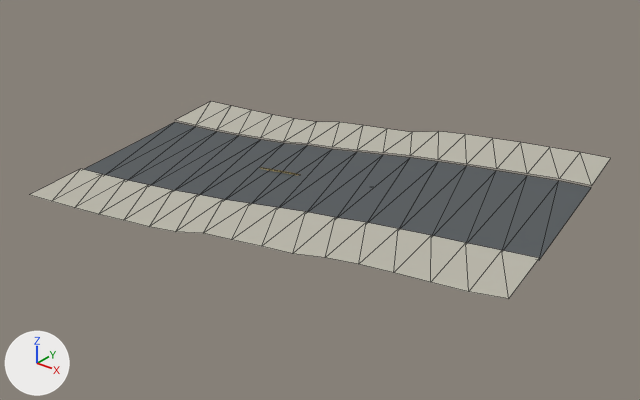
What one commit did to the glTF model examples/sf-city/assets/models/city/roads/sf-road-12845000/f.gltf.
Both versions are drawn from a 50 mm camera at (134.2, -32.3, 39.2) aimed at (102.9, 6.8, 14.9). Lighting does not change. The marker at lower left points along +X, +Y and +Z. The picture after the commit comes second. Mesh edges are drawn as thin lines. Where no turn or scale is listed for an object, it has been applied to the vertices. Vertices at exactly the same position are counted once.

The first picture shows 'Carriageway', 'Inferred center markings', 'Sidewalks (junction clipping pending)'.
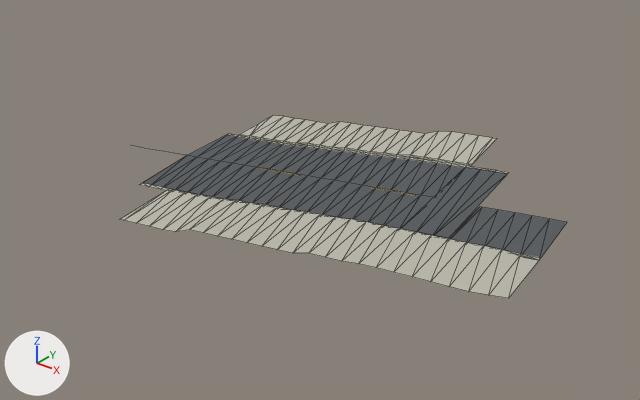
Where the change shows, as pixel boxes (x1, y1, x2, y2) in the pictures (640 x 400 px; the box of a moved part takes in the faces that stretch with it):
'Sidewalks (junction clipping pending)', reshaped (28% narrower, 8% shorter): before (30, 101, 611, 299); after (121, 115, 539, 298)
'Carriageway', reshaped (16% narrower, 11% shorter): before (84, 122, 591, 260); after (143, 135, 567, 258)
'Concrete drainage margins', added: after (140, 134, 540, 260)
'Raised curb faces', added: after (239, 135, 472, 167)
'Inferred center markings', reshaped: before (261, 168, 300, 175); after (261, 168, 416, 195)
part 2 of me_sidewalks__junction_clipping_pending, reshaped: before (30, 169, 539, 299); after (121, 189, 539, 298)
part 3 of me_sidewalks__junction_clipping_pending, moved or reshaped: before (175, 101, 611, 185); after (239, 115, 497, 164)

Edits to the bpy script that builds the scene:
```text
Change me_carriageway:
    used by ob_carriageway; location = (0.0, 0.0, 0.0)
    remove me_carriageway.from_pydata(...)  # 34 vertices, 32 faces; spans x 86.4..118.6, y 0.1..14.6, z 15.1..17.1
    add me_carriageway.from_pydata(...)  # 93 vertices, 107 faces; spans x 87.2..118.6, y 0.8..13.9, z 15.1..17.1
    me_carriageway part 1: 1 vertex moved from x 117.1, y 14.6, z 17.1 to x 117.9, y 9.7, z 17.0; 8 vertices removed from x 86.4..115.2, y 0.1..14.3, z 15.1..17.1; 67 vertices added at x 87.2..117.7, y 0.8..13.9, z 15.1..17.0
Change me_sidewalks__junction_clipping_pending:
    used by ob_sidewalks__junction_clipping_pending; location = (0.0, 0.0, 0.0)
    remove me_sidewalks__junction_clipping_pending.from_pydata(...)  # 68 vertices, 64 faces; spans x 85.7..119.3, y -4.5..19.1, z 15.2..17.3
    add me_sidewalks__junction_clipping_pending.from_pydata(...)  # 94 vertices, 90 faces; spans x 91.5..119.3, y -3.3..18.0, z 15.4..17.3
    me_sidewalks__junction_clipping_pending part 2: 3 vertices moved from x 109.0..118.6, y 3.3..4.7, z 16.7..17.2 to x 110.7..118.6, y -1.1..4.7, z 16.8..17.2; 12 vertices removed from x 87.9..114.8, y -4.5..4.1, z 15.2..17.0; 30 vertices added at x 95.3..117.7, y -3.3..4.6, z 15.4..17.2
    me_sidewalks__junction_clipping_pending part 3: 2 vertices moved from x 108.8..111.4, y 13.7..18.0, z 17.0 to x 107.8..108.8, y 17.8..18.0, z 17.0..17.1; 17 vertices removed from x 85.7..117.1, y 9.9..19.1, z 15.4..17.3; 25 vertices added at x 91.5..109.8, y 11.0..18.0, z 15.4..17.1
Change me_inferred_center_markings:
    used by ob_inferred_center_markings; location = (0.0, 0.0, 0.0)
    remove me_inferred_center_markings.from_pydata(...)  # 12 vertices, 8 faces; spans x 98.1..108.99, y 6.6..8.38, z 15.82..16.5
    add me_inferred_center_markings.from_pydata(...)  # 18 vertices, 14 faces; spans x 98.1..108.99, y 6.6..8.38, z 15.82..16.5
    me_inferred_center_markings part 4
    2 vertices are removed from x 107.49..107.51, y 8.03..8.16, z 16.41
    8 faces are deleted
    8 vertices are added at x 98.84..108.0, y 6.71..8.23, z 15.87..16.44
    14 new faces join them
Add me_concrete_drainage_margins:
    me_concrete_drainage_margins.from_pydata(...)  # 102 vertices, 98 faces; spans x 91.3..118.6, y 0.8..13.9, z 15.2..17.1
    me_concrete_drainage_margins.materials.append(mat_concrete_sidewalk)  # grey #bcb9ac
Add me_raised_curb_faces:
    me_raised_curb_faces.from_pydata(...)  # 92 vertices, 88 faces; spans x 92.2..118.6, y 1.2..13.5, z 15.3..17.2
    me_raised_curb_faces.materials.append(mat_concrete_sidewalk)  # grey #bcb9ac
Add ob_concrete_drainage_margins:
    ob_concrete_drainage_margins = bpy.data.objects.new('Concrete drainage margins', me_concrete_drainage_margins)
    ob_concrete_drainage_margins.location = (0.0, 0.0, 0.0)
Add ob_raised_curb_faces:
    ob_raised_curb_faces = bpy.data.objects.new('Raised curb faces', me_raised_curb_faces)
    ob_raised_curb_faces.location = (0.0, 0.0, 0.0)
```
